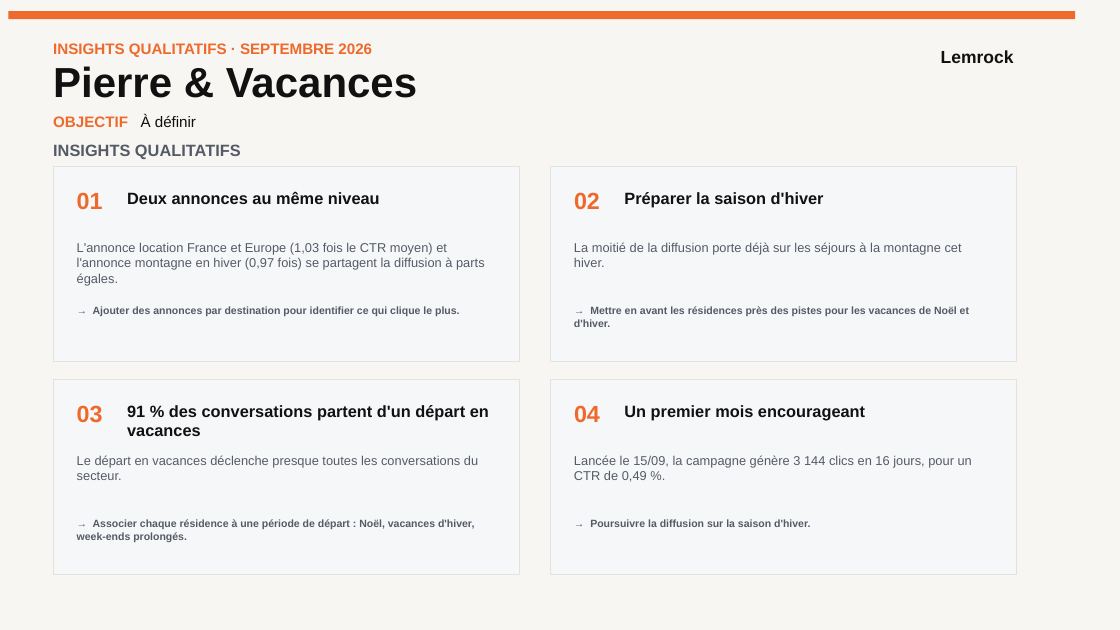
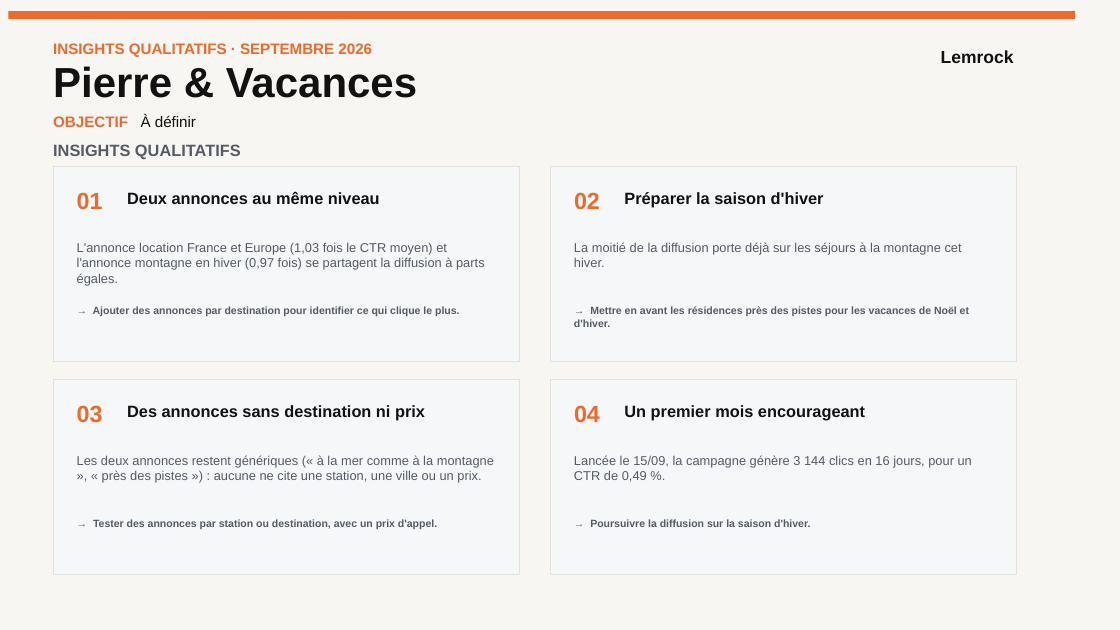
Before and after one commit to stephanemonmarson-creator/Lemrock, a slide deck: slide 32 of rapports/septembre/121026_Customer Success_Septembre 26.pptx. Drawn at 1120x630 pixels with LibreOffice and Linux fonts; fonts in the diff are those of the drawing. Boxes give left, top, right and bottom in pixels: in the first picture for what was removed or moved away, otherwise in the second. Text is boxed around its words. In the diff, an @@ line names an element or a change of style, - is before the commit and + after.

```diff
--- a/rapports/septembre/121026_Customer Success_Septembre 26.pptx
+++ b/rapports/septembre/121026_Customer Success_Septembre 26.pptx
@@ text at bbox=[127, 405, 425, 420]: text changed @@
-91 % des conversations partent d'un départ en vacances
+Des annonces sans destination ni prix
@@ text at bbox=[77, 455, 494, 483]: text changed @@
-Le départ en vacances déclenche presque toutes les conversations du secteur.
+Les deux annonces restent génériques (« à la mer comme à la montagne », « près des pistes ») : aucune ne cite une station, une ville ou un prix.
@@ text at bbox=[93, 519, 437, 529]: text changed @@
-→ Associer chaque résidence à une période de départ : Noël, vacances d'hiver, week-ends prolongés.
+→ Tester des annonces par station ou destination, avec un prix d'appel.
```
Also in this commit, not shown: 1 other slide changed, 15 other files.
